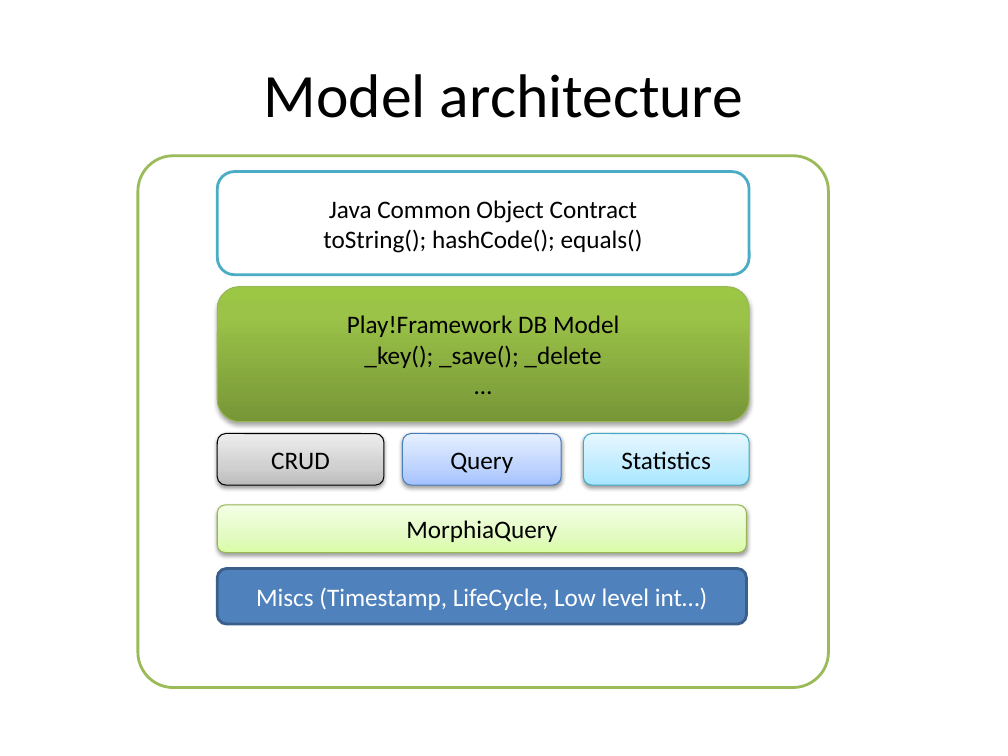
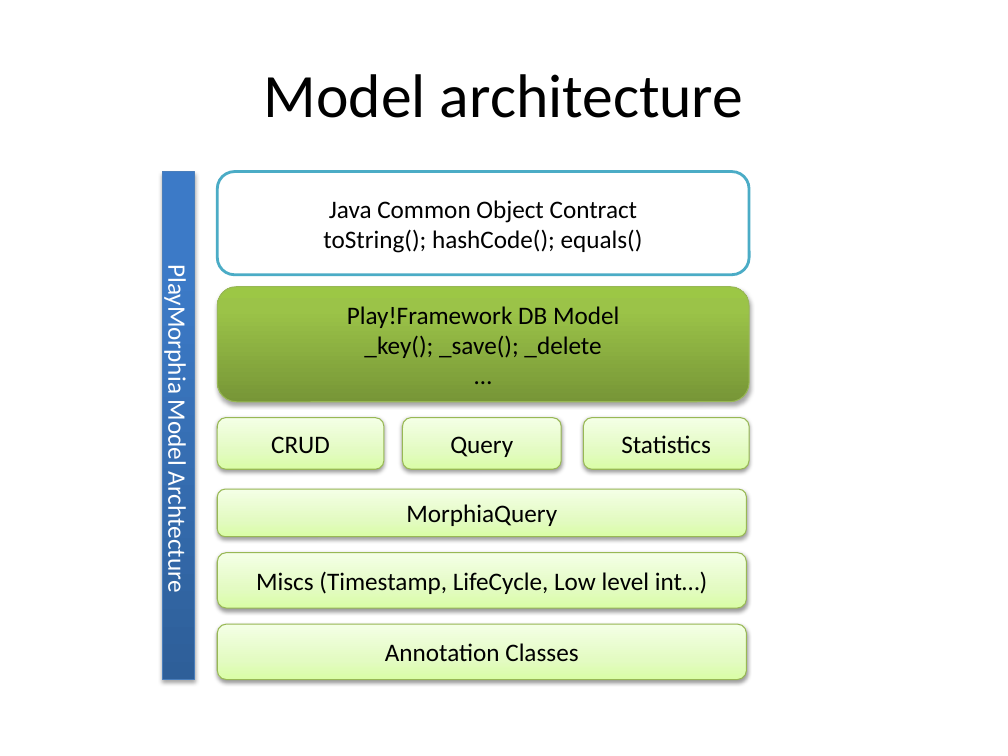
Before and after one commit to BlackLabs/play-morphia, a slide deck: slide 5 of documentation/images.pptx. Drawn at 1008x756 pixels with LibreOffice and Linux fonts; fonts in the diff are those of the drawing. Boxes give left, top, right and bottom in pixels: in the first picture for what was removed or moved away, otherwise in the second. Text is boxed around its words. In the diff, an @@ line names an element or a change of style, - is before the commit and + after.

```diff
--- a/documentation/images.pptx
+++ b/documentation/images.pptx
@@ rounded rectangle removed at bbox=[138, 156, 829, 688] @@
@@ rectangle added at bbox=[162, 171, 194, 679], fill gradient #2F5F99 to #3D7CC7 to #3A7CCB, outline #4B7EBC 0.75 pt, 18 pt, text #FFFFFF @@
+PlayMorphia Model Archtecture
@@ rounded rectangle "Play!Framework DB Model": place and size @@
-rounded rectangle "Play!Framework DB Model" at bbox=[218, 286, 750, 421]
+rounded rectangle "Play!Framework DB Model" at bbox=[218, 286, 750, 401]
@@ rounded rectangle "CRUD" at bbox=[218, 417, 384, 469]: fill gradient #BDBDBD to #D1D1D1 to #EEEEEE to gradient #DAFDA7 to #E4FCC2 to #F5FFE7; outline #000000 0.75 pt to #98B955 0.75 pt @@
@@ rounded rectangle "Query" at bbox=[402, 417, 560, 469]: fill gradient #A4C4FF to #BFD4FF to #E6EEFF to gradient #DAFDA7 to #E4FCC2 to #F5FFE7; outline #4B7EBC 0.75 pt to #98B955 0.75 pt @@
@@ rounded rectangle "Statistics" at bbox=[584, 417, 749, 469]: fill gradient #A7E6FF to #C1EDFF to #E7F8FF to gradient #DAFDA7 to #E4FCC2 to #F5FFE7; outline #46AAC5 0.75 pt to #98B955 0.75 pt @@
@@ 5 rounded rectangles: place and size @@
-5 rounded rectangles at bbox=[218, 433, 749, 624]
+5 rounded rectangles at bbox=[218, 417, 749, 608]
@@ rounded rectangle "Miscs (Timestamp, LifeCycle, Low level ..." at bbox=[218, 552, 747, 608]: text colour #FFFFFF to #000000; fill #4F81BD to gradient #DAFDA7 to #E4FCC2 to #F5FFE7; outline #3A5F8C 2 pt to #98B955 0.75 pt; shadow on @@
@@ rounded rectangle added at bbox=[218, 624, 747, 679], fill gradient #DAFDA7 to #E4FCC2 to #F5FFE7, outline #98B955 0.75 pt, 18 pt, text #000000 @@
+Annotation Classes
```
Also in this commit, not shown: 4 other files.
